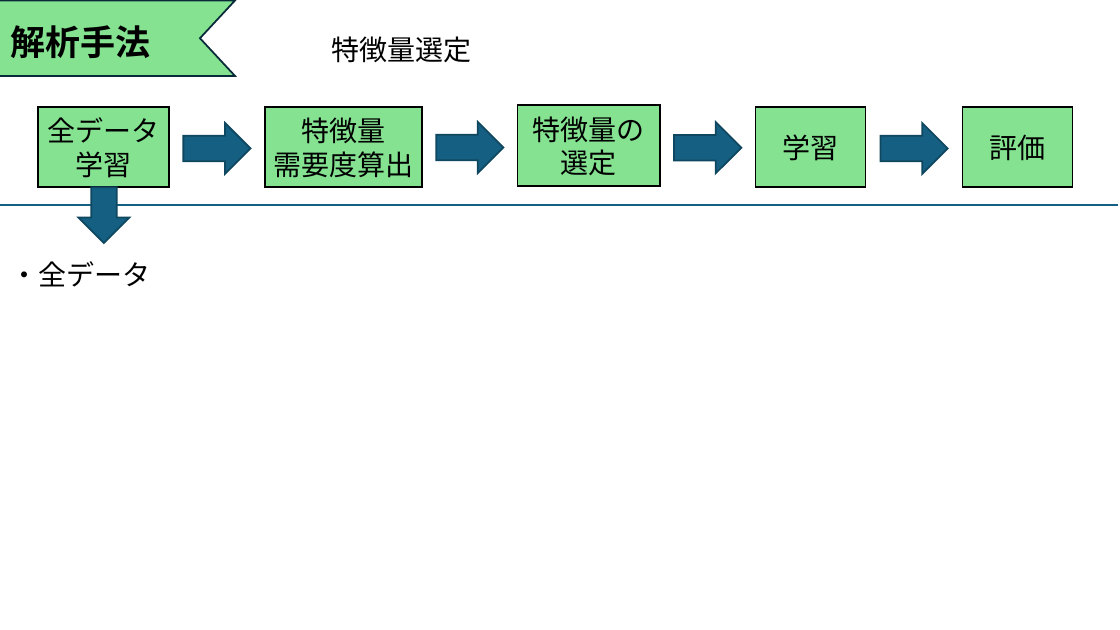
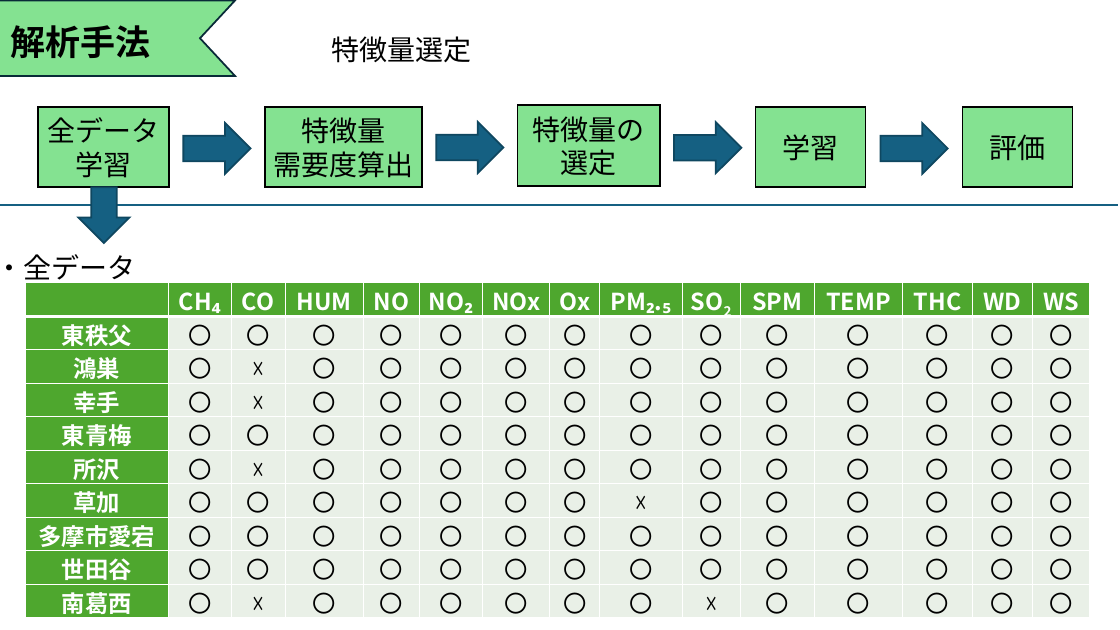
Before and after one commit to Tatsuki0623/lab, a slide deck: slide 6 of out_data/21T7-008.pptx. Drawn at 1120x630 pixels with LibreOffice and Linux fonts; fonts in the diff are those of the drawing. Boxes give left, top, right and bottom in pixels: in the first picture for what was removed or moved away, otherwise in the second. Text is boxed around its words. In the diff, an @@ line names an element or a change of style, - is before the commit and + after.

Commit message:
データの挿入

```diff
--- a/out_data/21T7-008.pptx
+++ b/out_data/21T7-008.pptx
@@ text "・全データ" rewrapped from (11,261,151,287) to (0,254,136,286) @@
@@ table added at (25,282,1091,622), 10 rows, 15 columns @@
+ | CH₄ | CO | HUM | NO | NO₂ | NOx | Ox | PM₂.₅ | SO2 | SPM | TEMP | THC | WD | WS
+東秩父 | 〇 | 〇 | 〇 | 〇 | 〇 | 〇 | 〇 | 〇 | 〇 | 〇 | 〇 | 〇 | 〇 | 〇
+鴻巣 | 〇 | ☓ | 〇 | 〇 | 〇 | 〇 | 〇 | 〇 | 〇 | 〇 | 〇 | 〇 | 〇 | 〇
+幸手 | 〇 | ☓ | 〇 | 〇 | 〇 | 〇 | 〇 | 〇 | 〇 | 〇 | 〇 | 〇 | 〇 | 〇
+東青梅 | 〇 | 〇 | 〇 | 〇 | 〇 | 〇 | 〇 | 〇 | 〇 | 〇 | 〇 | 〇 | 〇 | 〇
+所沢 | 〇 | ☓ | 〇 | 〇 | 〇 | 〇 | 〇 | 〇 | 〇 | 〇 | 〇 | 〇 | 〇 | 〇
+草加 | 〇 | 〇 | 〇 | 〇 | 〇 | 〇 | 〇 | ☓ | 〇 | 〇 | 〇 | 〇 | 〇 | 〇
+多摩市愛宕 | 〇 | 〇 | 〇 | 〇 | 〇 | 〇 | 〇 | 〇 | 〇 | 〇 | 〇 | 〇 | 〇 | 〇
+世田谷 | 〇 | 〇 | 〇 | 〇 | 〇 | 〇 | 〇 | 〇 | 〇 | 〇 | 〇 | 〇 | 〇 | 〇
+南葛西 | 〇 | ☓ | 〇 | 〇 | 〇 | 〇 | 〇 | 〇 | ☓ | 〇 | 〇 | 〇 | 〇 | 〇
```
Also in this commit, not shown: 3 other slides changed, 1 slide added.
